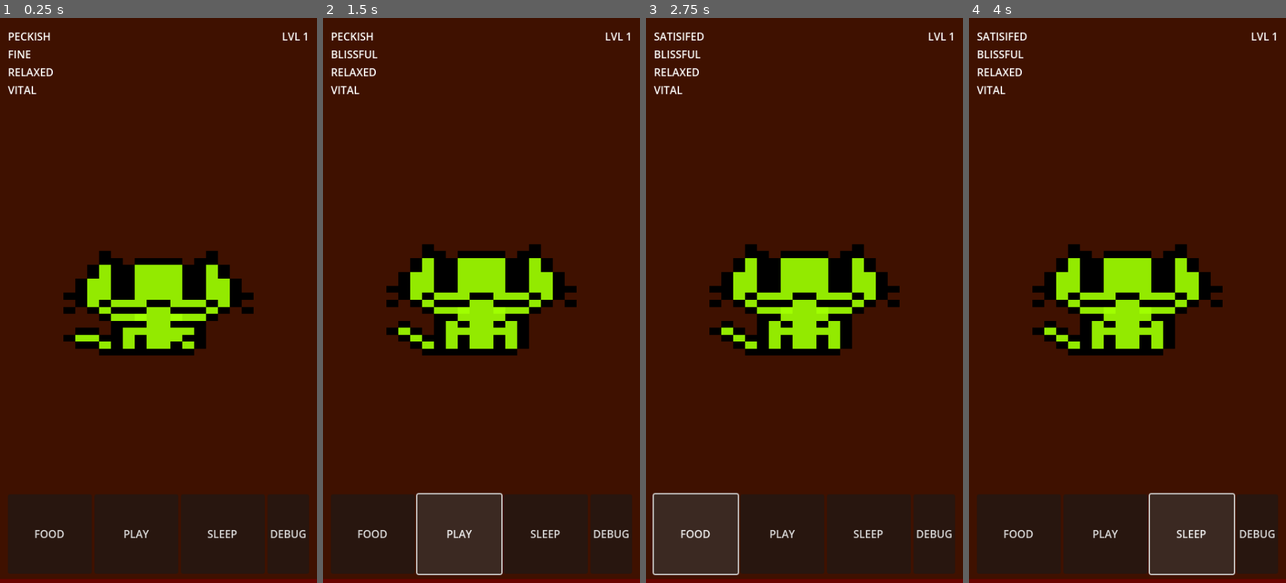
Above: before the commit, frames 1-4 (left to right).
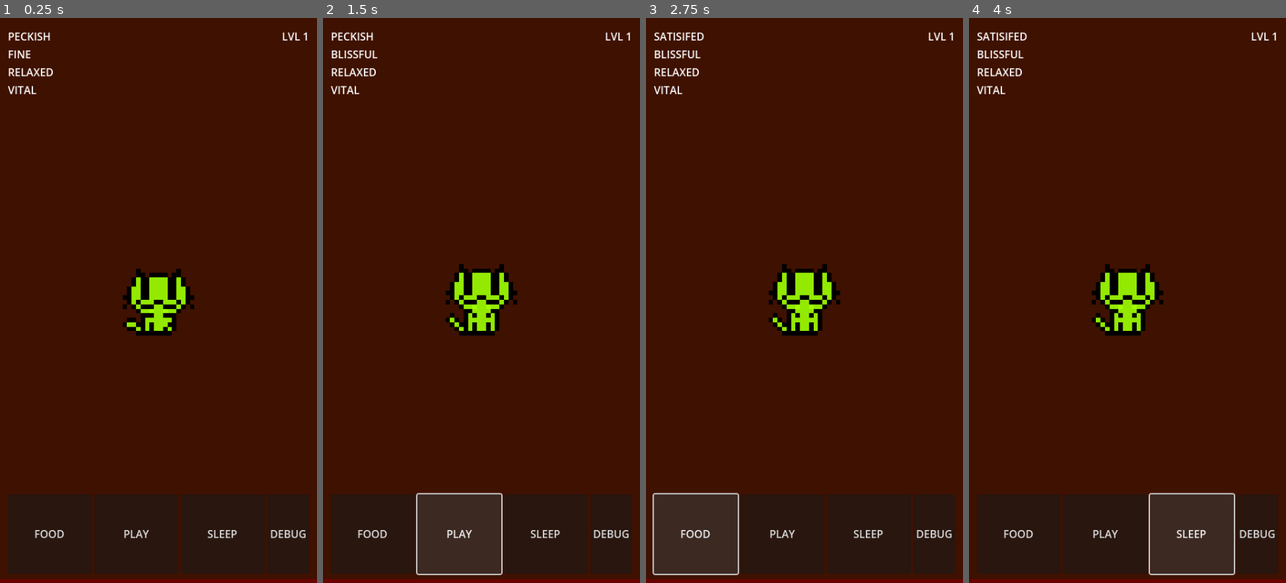
Above: after the commit, the same moments.

Repository: sneedragon/netpets
Game: Godot game, scene res://scenes/main.tscn
Same seed, same stepped clock (60 frames per second), same inputs: the game is played once before the commit and once after it. This scene is started directly instead of the project's main scene.
Inputs:
- Up to frame 1 (0.25 s): no input
- Up to frame 2 (1.5 s): click "PLAY" at 0.5 s; click "PLAY" at 1.25 s
- Up to frame 3 (2.75 s): click "FOOD" at 2 s
- Up to frame 4 (4 s): click "SLEEP" at 2.75 s; click "WAKE UP" at 3.5 s

The runs differ from the first frame. In frame 1, 6.8% of the frame differs, in the area x 20-80%, y 41-60%; in frame 2, 7.1%, in the area x 20-80%, y 40-60%; in frame 3, 7.1%; in frame 4, 7.1%.

Commit message:
fixed numbers, added age scaling

Diff:
--- a/scripts/gameplay/pet.gd
+++ b/scripts/gameplay/pet.gd
@@ -1,6 +1,9 @@
 extends Node2D
 
 @onready var sprite = $PetSprite
+
+@onready var pet_manager: Node = $PetManager
+
 
 func _process(delta: float) -> void:
 	if !global.data["light"]:
@@ -12,8 +15,8 @@
 	global.data["pet_exists"] = true
 	global.data["pet_alive"] = true
 	global.data["pet_stats"]["birth_time"] = Time.get_unix_time_from_system()
-	global.data["pet_attributes"]["height"] = randf_range(0.75, 1)
-	global.data["pet_attributes"]["width"] = randf_range(1.5, 1.5)
+	global.data["pet_attributes"]["height"] = randf_range(0.75, 1.5)
+	global.data["pet_attributes"]["width"] = randf_range(0.75, 1.5)
 	global.data["pet_attributes"]["hue"] = randf_range(0.0, 1.0)
 	global.save_data()
 
@@ -21,3 +24,5 @@
 	sprite.scale.x = 4 * global.data["pet_attributes"]["width"]
 	sprite.scale.y = 4 * global.data["pet_attributes"]["height"]
 	sprite.modulate = Color.from_hsv(global.data["pet_attributes"]["hue"], 1.0, 1.0)
+	sprite.scale *= 1 * (((float(pet_manager.get_pet_level()) / 10) + 0.5))
+	print("SPRITE SCALE" + str(sprite.scale))
